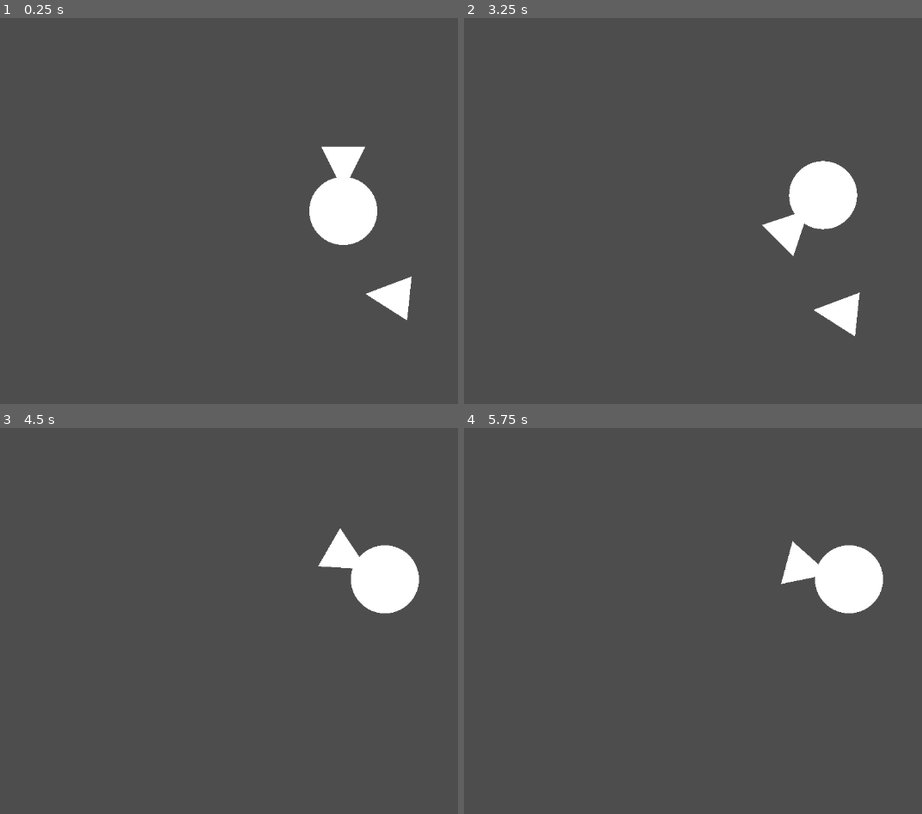
Above: before the commit, frames 1-4 (two rows, left to right).
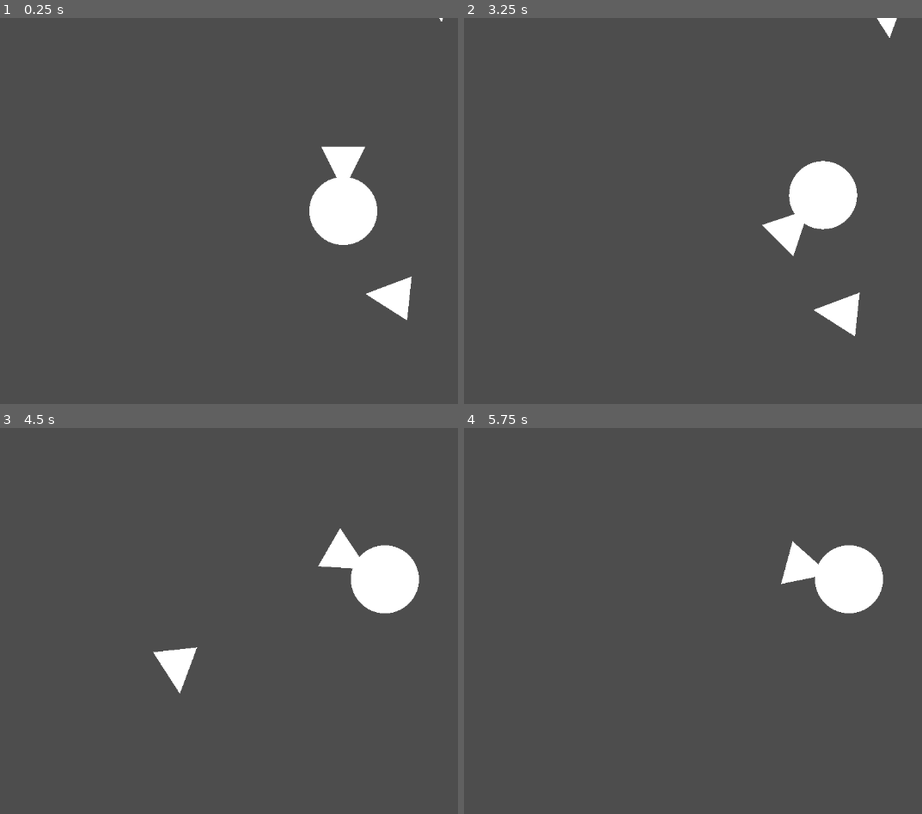
Above: after the commit, the same moments.

Repository: Leeway001Write/melonJam6
Game: Godot game, scene res://Levels/world.tscn
The game is run twice, just before and just after one commit, with the same random seed, the same clock (stepped at 60 frames per second) and the same inputs.
Inputs:
- Up to frame 1 (0.25 s): no input
- Up to frame 2 (3.25 s): tap Enter at 0.5 s; hold D (right) 0.53-1.28 s; hold A (left) 1.28-2.03 s; hold D (right) 2.03-2.78 s; hold W (forward) from 2.78 s (still down)
- Up to frame 3 (4.5 s): release W (forward) at 3.53 s; hold A (left) from 3.53 s (still down)
- Up to frame 4 (5.75 s): keep holding A (left)

The runs differ from the first frame. In frame 1, less than 0.1% of the frame differs, in the area x 95-97%, y 0-1%; in frame 2, 0.1%; in frame 3, 0.6%, in the area x 33-44%, y 56-69%; in frame 4, nothing differs.

Commit message:
Starting implementation of booster compounding

Diff:
--- a/escape-from-greenland/Levels/world.tscn
+++ b/escape-from-greenland/Levels/world.tscn
@@ -11,3 +11,11 @@
 [node name="Booster" parent="." instance=ExtResource("2_kycxd")]
 position = Vector2(645, 224)
 rotation = 1.67462
+
+[node name="Booster2" parent="." instance=ExtResource("2_kycxd")]
+position = Vector2(732, -273)
+rotation = -0.108523
+
+[node name="Booster3" parent="." instance=ExtResource("2_kycxd")]
+position = Vector2(74, -315)
+rotation = 4.8862
--- a/escape-from-greenland/Prefabs/booster.tscn
+++ b/escape-from-greenland/Prefabs/booster.tscn
@@ -23,3 +23,5 @@
 
 [node name="ForwardPos" type="Node2D" parent="."]
 position = Vector2(0, 9)
+
+[connection signal="area_entered" from="Area2D" to="." method="_on_area_2d_area_entered"]
--- a/escape-from-greenland/Prefabs/ship.tscn
+++ b/escape-from-greenland/Prefabs/ship.tscn
@@ -28,7 +28,6 @@
 
 [node name="Booster1" parent="Components/Boosters" instance=ExtResource("1_7nyfi")]
 position = Vector2(0, -71)
-attached = true
 
 [node name="ForwardPos" type="Node2D" parent="."]
 position = Vector2(0, 9)
--- a/escape-from-greenland/Scripts/component.gd
+++ b/escape-from-greenland/Scripts/component.gd
@@ -4,6 +4,9 @@
 
 @export var attached:bool
 @onready var trigger:Area2D = $Area2D
+
+var attached_items=[]
+signal hit_something
 
 func _ready() -> void:
 	if attached:
@@ -13,3 +16,11 @@
 
 	if attached:
 		trigger.get_child(0).disabled = true
+
+func _on_area_2d_area_entered(area: Area2D) -> void:
+	if !attached:
+		return
+	if area.is_in_group("Component"):
+		var component = area.get_parent()
+		hit_something.emit(component, area)
+		attached_items.append(component)
--- a/escape-from-greenland/Scripts/ship.gd
+++ b/escape-from-greenland/Scripts/ship.gd
@@ -18,9 +18,14 @@
 
 func _on_area_2d_area_entered(area: Area2D) -> void:
 	if area.is_in_group('Component'):
-		var component:Component = area.get_parent()
-		if component.attached:
-			return
-		if area.is_in_group('Booster'):
-			component.reparent.call_deferred($Components/Boosters)
-			component.attached = true
+		_attach_item(area.get_parent(), area)
+
+func _attach_item(component: Component, area: Area2D):
+	if component.attached:
+		return
+
+	component.hit_something.connect(_attach_item)
+	component.attached = true
+
+	if area.is_in_group('Booster'):
+		component.reparent.call_deferred($Components/Boosters)
